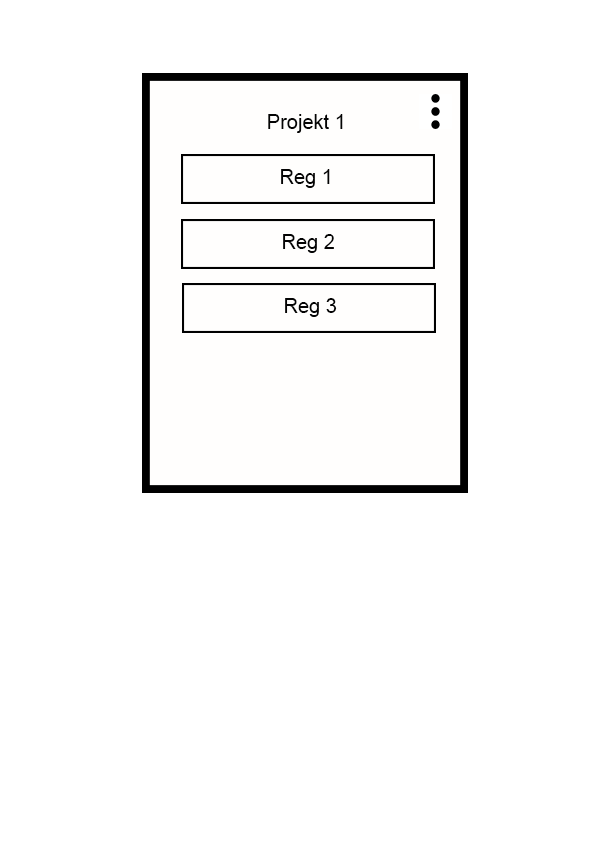
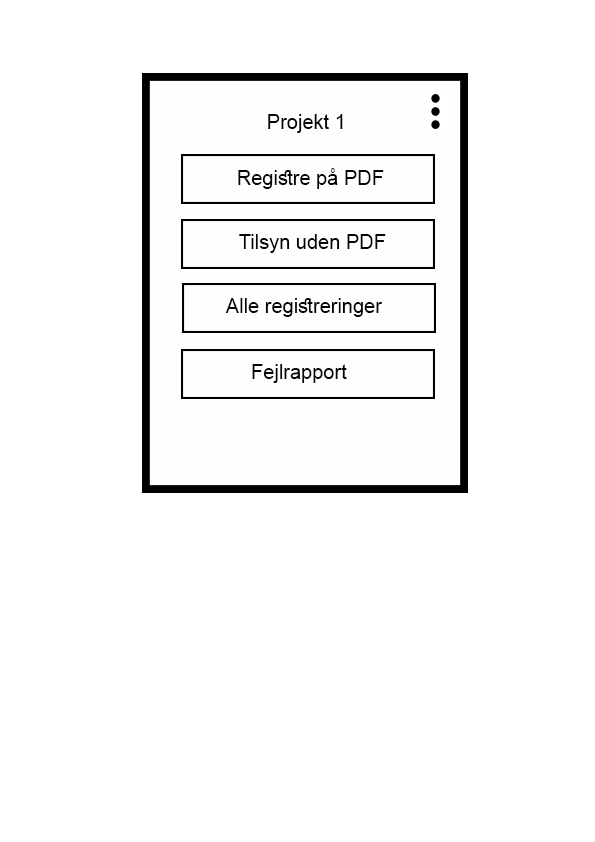
Before/after of a (595, 842) layered artwork. What changed in the layer stack:
painted on "Reg 3" over [225, 298, 382, 317]
added layer "Fejlrapport" above "Rectangle 2 copy 3" over [252, 364, 347, 383]
added layer "Rectangle 2 copy 3" above "Rectangle 2 copy 2" over [181, 349, 435, 399]
painted on "Reg 2" over [239, 234, 386, 253]
renamed "Reg 1" to "Registre på PDF", painted on it over [238, 168, 384, 189]
